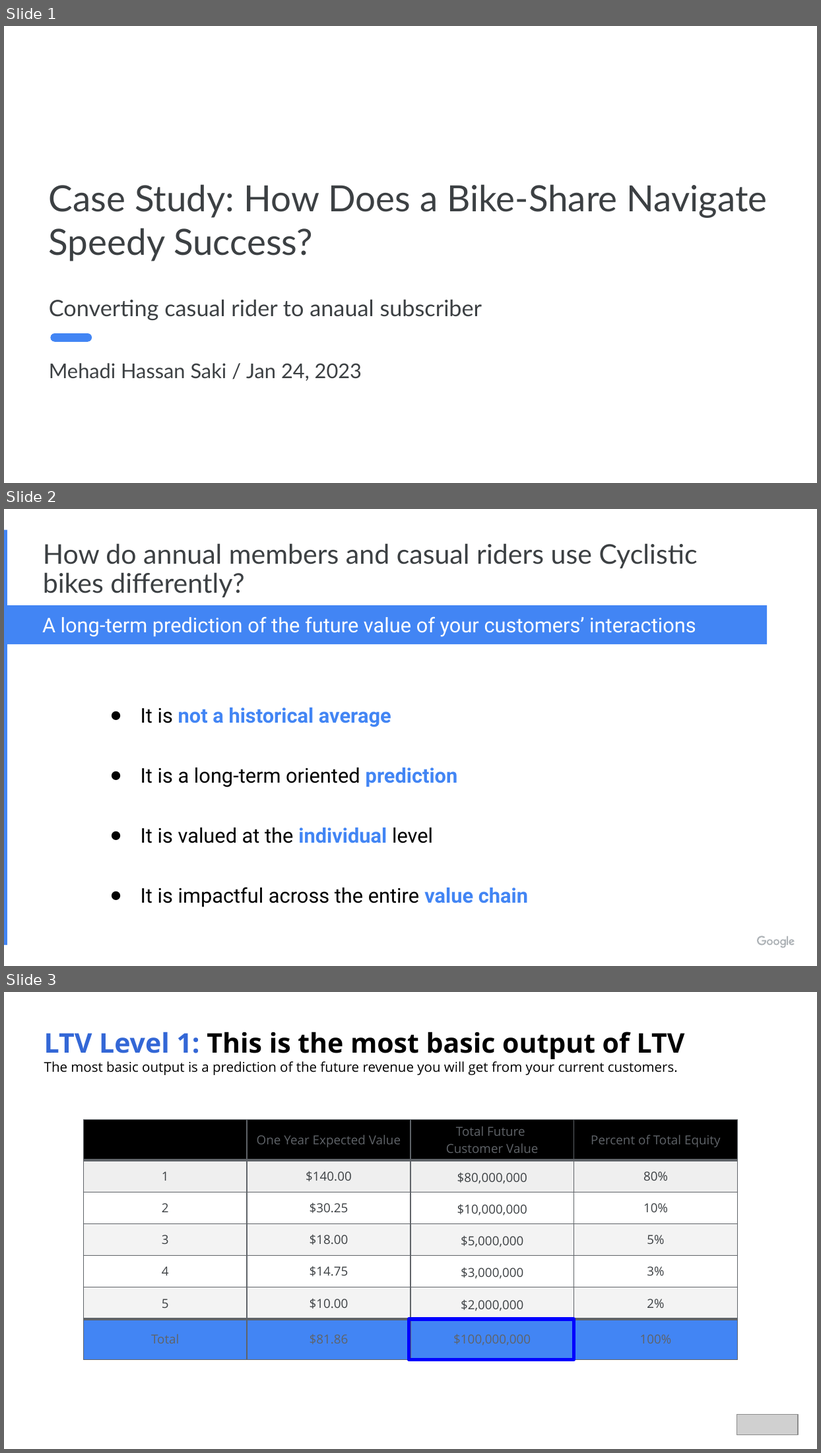
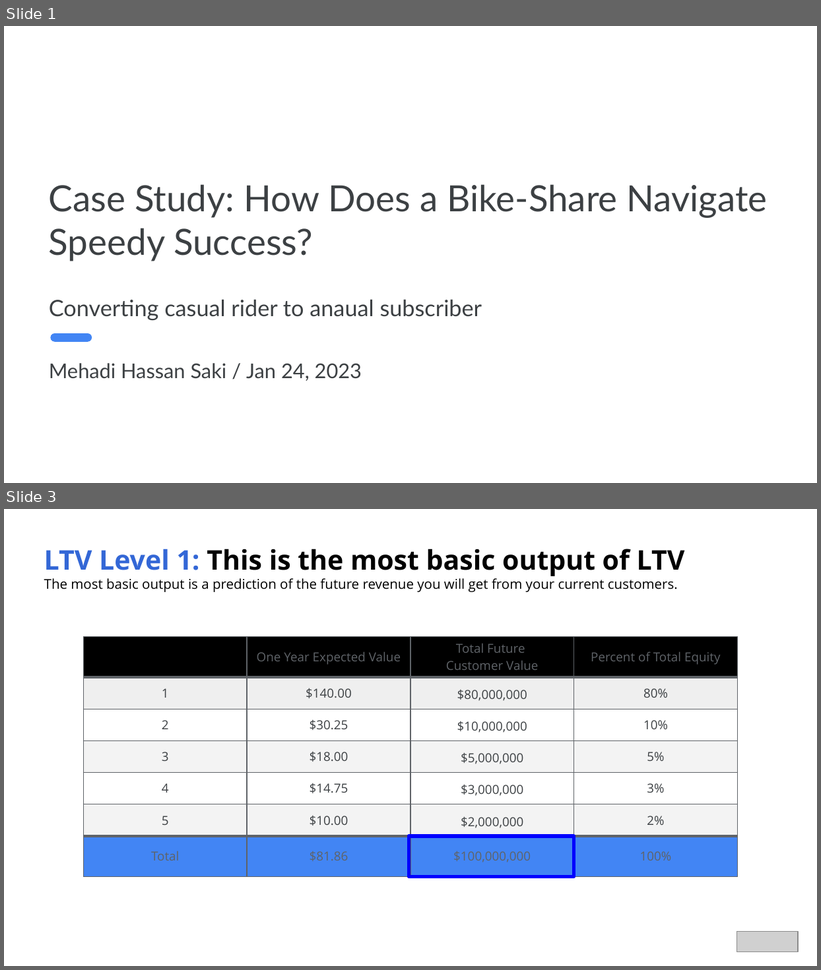
Before and after one commit to mehadisaki/my_projects_link, a slide deck: Google data analysis/Cas_study_1.pptx. Shown one above the other, each under a label of ours: slides 1, 2 and 3 before the commit, slides 1 and 3 after it; the slides between them are not shown. The pictures are 821x1453 and 821x970 pixels, drawn with LibreOffice and Linux fonts; fonts in the diff are those of the drawing; grey boxes stand for pictures; background and template pictures are left out. Boxes give left, top, right and bottom in pixels: in the first picture for what was removed or moved away, otherwise in the second. Text is boxed around its words. In the diff, an @@ line names an element or a change of style, - is before the commit and + after.

```diff
--- a/Google data analysis/Cas_study_1.pptx
+++ b/Google data analysis/Cas_study_1.pptx
@@ slide 2 removed at (4,509,817,966), background #FFFFFF @@
@@ rectangle removed at (4,530,7,946) @@
@@ title removed at (43,543,698,597) @@
-How do annual members and casual riders use Cyclistic bikes differently?
@@ rectangle removed at (699,535,807,570) @@
@@ rectangle removed at (4,606,768,645) @@
-A long-term prediction of the future value of your customers’ interactions
@@ line removed from (54, 803) to (54, 636) @@
@@ text removed at (141,708,528,908) @@
-● It is not a historical average
-● It is a long-term oriented prediction
-● It is valued at the individual level
-● It is impactful across the entire value chain
@@ group removed at (757,936,795,948): 6 freeform shapes @@
```
Also in this commit, not shown: 1 slide added, 1 other file.
